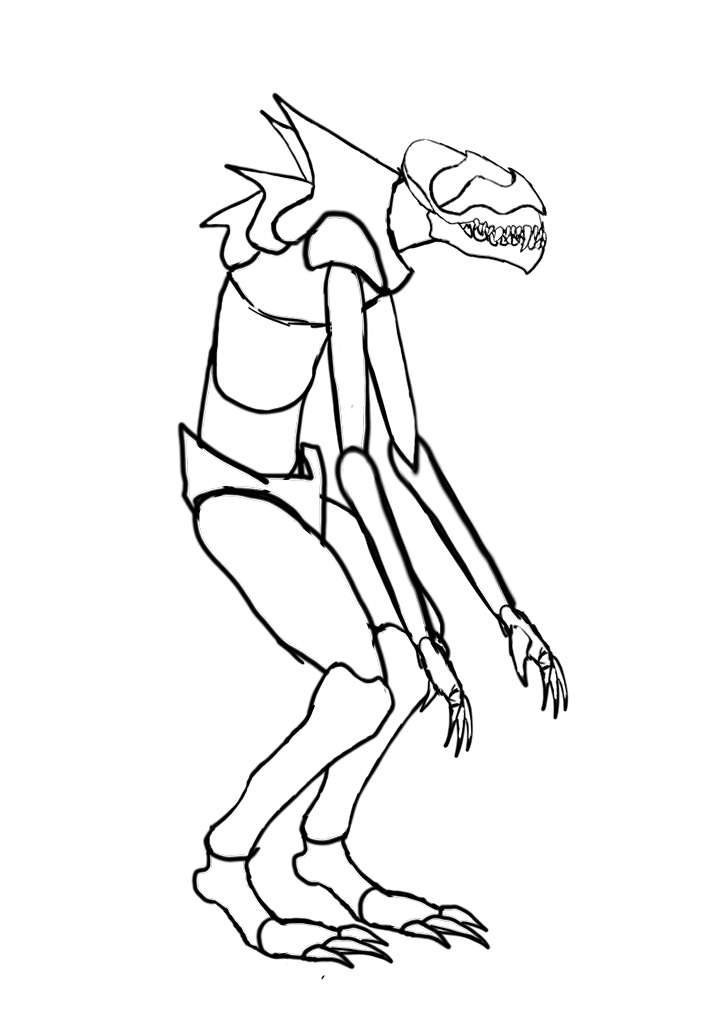
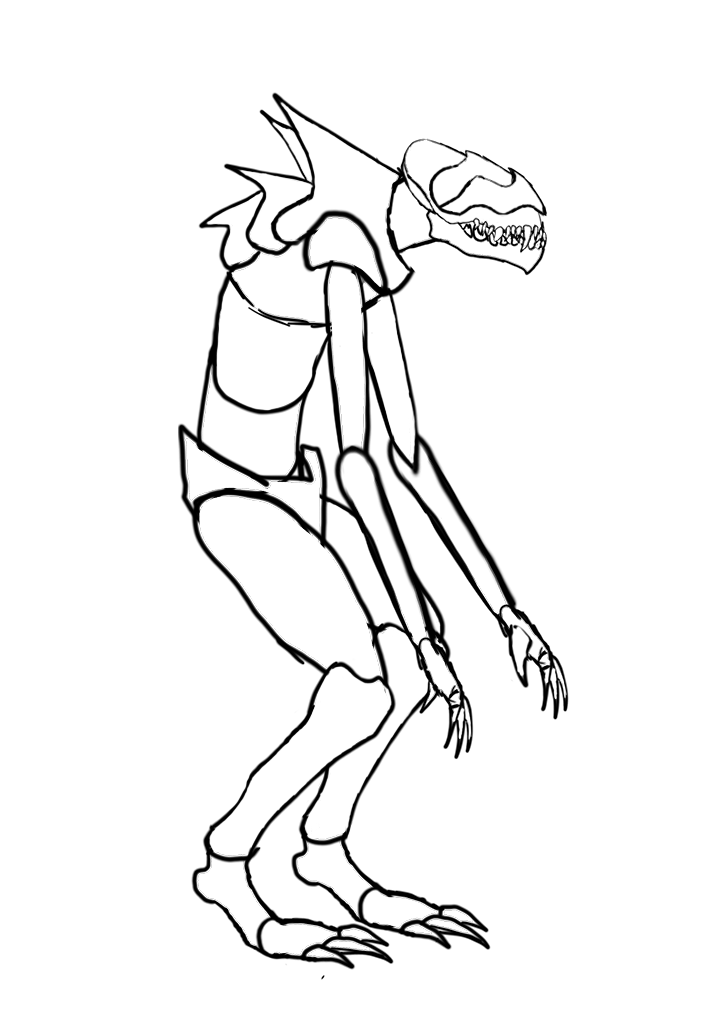
Layer changes from the first 724×1024 image to the second:
painted on "hombro" over 313, 273, 384, 410
renamed "mano" to "manoDeercha", painted on it over 415, 635, 474, 760
renamed "antebrazo" to "antebrazoDeerecho", painted on it over 415, 635, 442, 677
painted on "aentrepierna" over 177, 273, 384, 550
